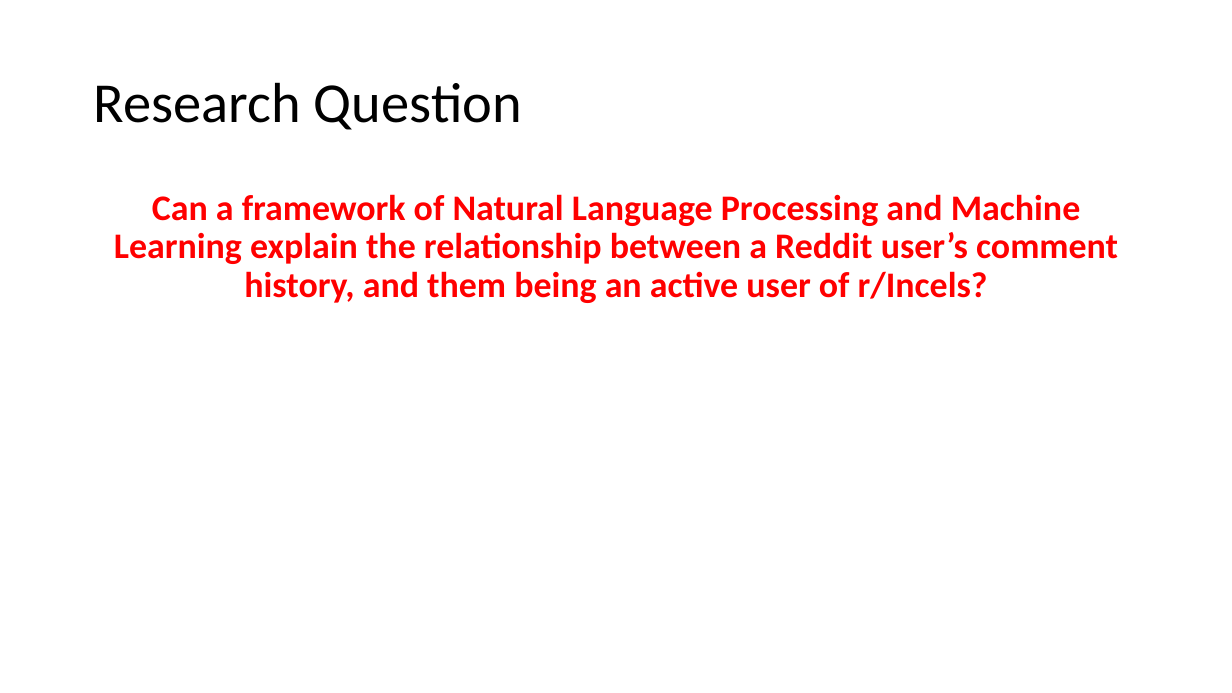
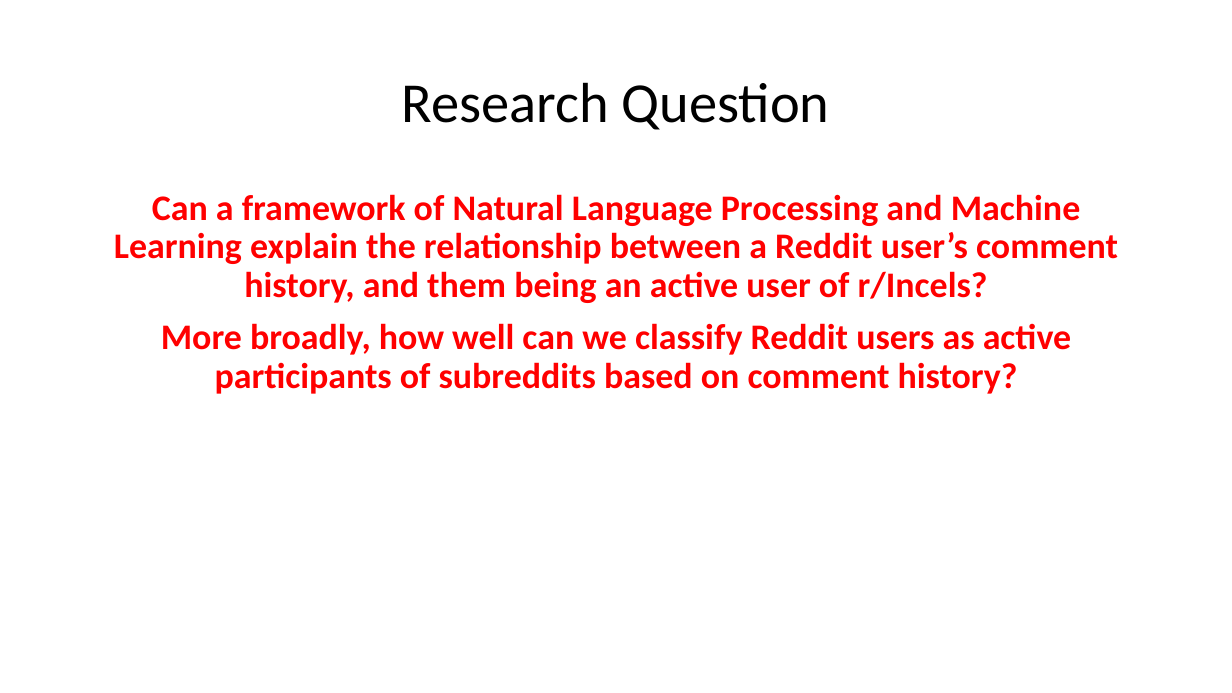
Before and after one commit to Spyrix/RedditUserClassification, a slide deck: slide 3 of Project_Presentation.pptx (slide 4 before the commit). Drawn at 1232x693 pixels with LibreOffice and Linux fonts; fonts in the diff are those of the drawing. Boxes give left, top, right and bottom in pixels: in the first picture for what was removed or moved away, otherwise in the second. Text is boxed around its words. In the diff, an @@ line names an element or a change of style, - is before the commit and + after.

```diff
--- a/Project_Presentation.pptx
+++ b/Project_Presentation.pptx
@@ title "Research Question" at (402,82,830,130): alignment left to centre @@
@@ text at (161,323,1071,394): paragraph added @@
+More broadly, how well can we classify Reddit users as active participants of subreddits based on comment history?
```
Also in this commit, not shown: 9 other slides changed, 6 slides added, 4 slides removed, 3 other files.
